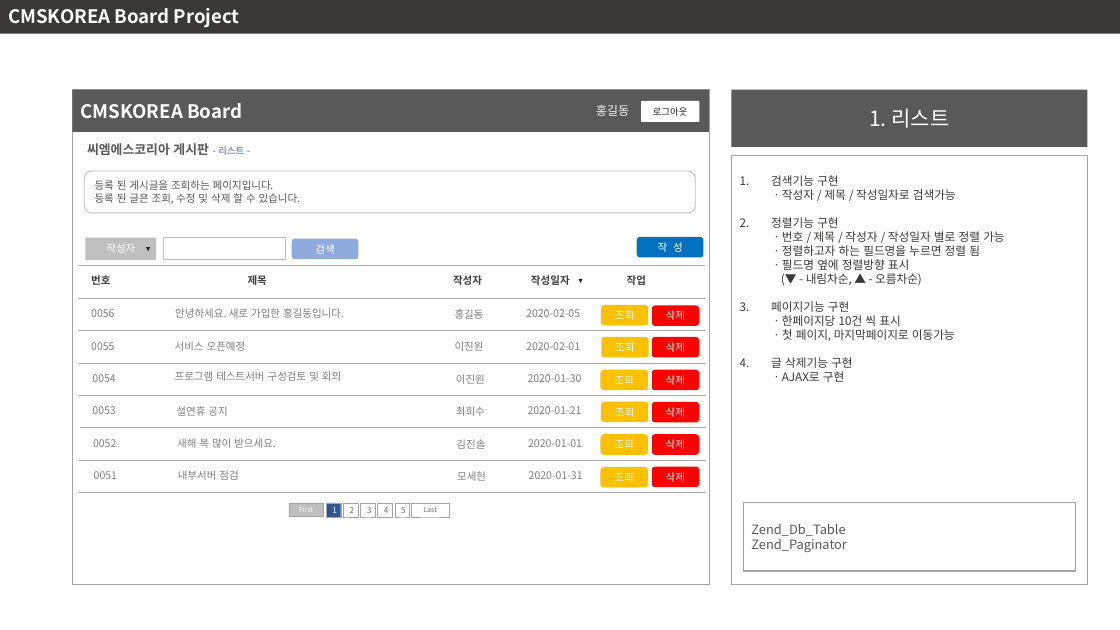
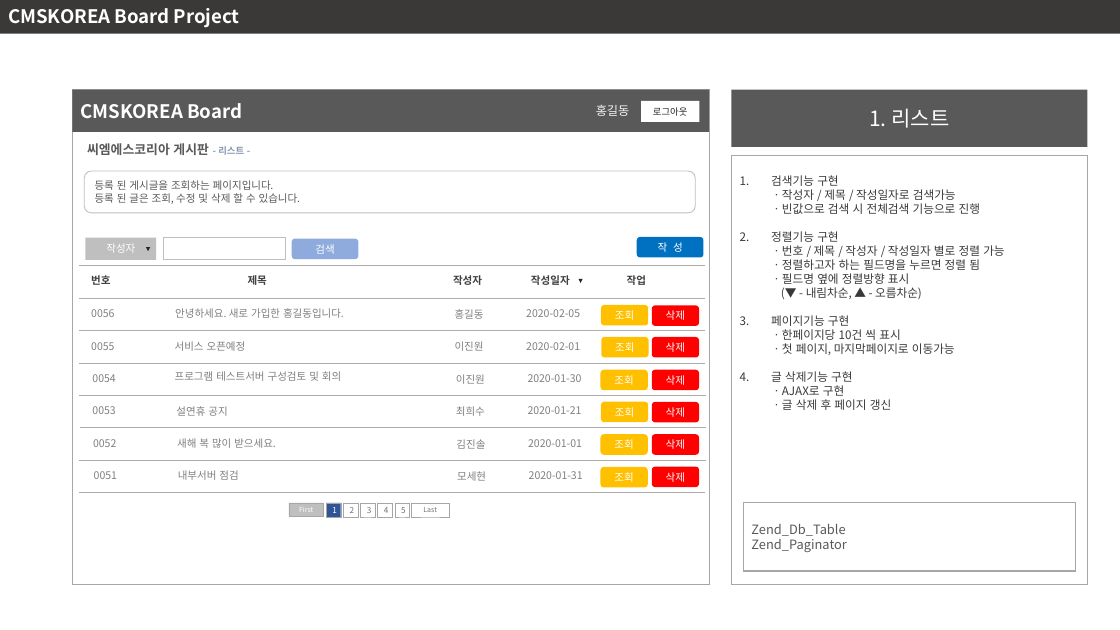
Before and after one commit to jinwon-cmskorea/cmskorea_board_class, a slide deck: slide 4 of documents/신입프로젝트_게시판_수정.pptx. Drawn at 1120x630 pixels with LibreOffice and Linux fonts; fonts in the diff are those of the drawing. Boxes give left, top, right and bottom in pixels: in the first picture for what was removed or moved away, otherwise in the second. Text is boxed around its words. In the diff, an @@ line names an element or a change of style, - is before the commit and + after.

```diff
--- a/documents/신입프로젝트_게시판_수정.pptx
+++ b/documents/신입프로젝트_게시판_수정.pptx
@@ text in rectangle at (771, 175, 980, 214): text changed @@
-1. 검색기능 구현
-   ㆍ작성자 / 제목 / 작성일자로 검색가능
+1. 검색기능 구현
+   ㆍ작성자 / 제목 / 작성일자로 검색가능
+   ㆍ빈값으로 검색 시 전체검색 기능으로 진행
@@ text in rectangle at (771, 371, 891, 410): text changed @@
-4. 글 삭제기능 구현
-   ㆍAJAX로 구현
+4. 글 삭제기능 구현
+   ㆍAJAX로 구현
+   ㆍ글 삭제 후 페이지 갱신
```
Also in this commit, not shown: 4 other slides changed, 3 other files.
